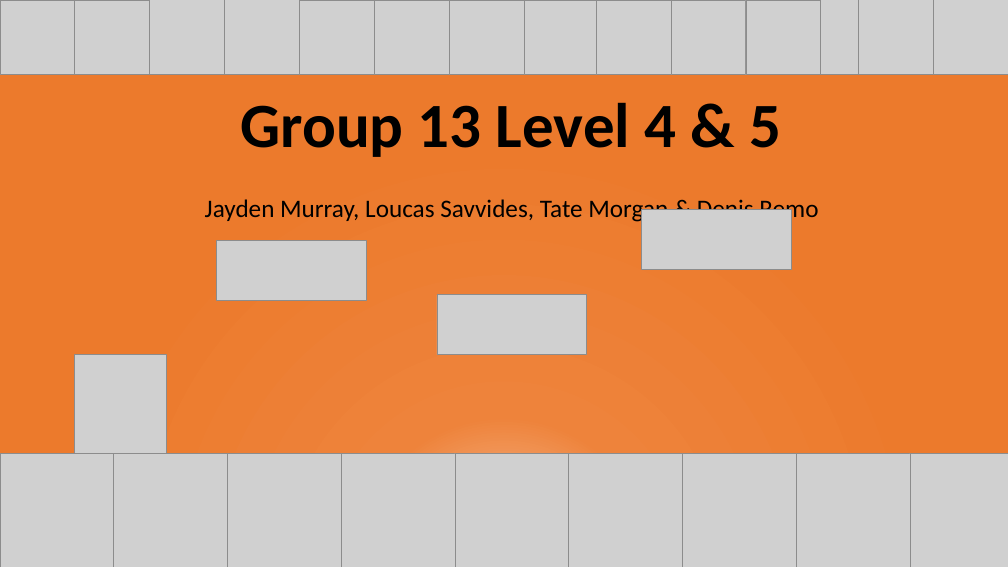
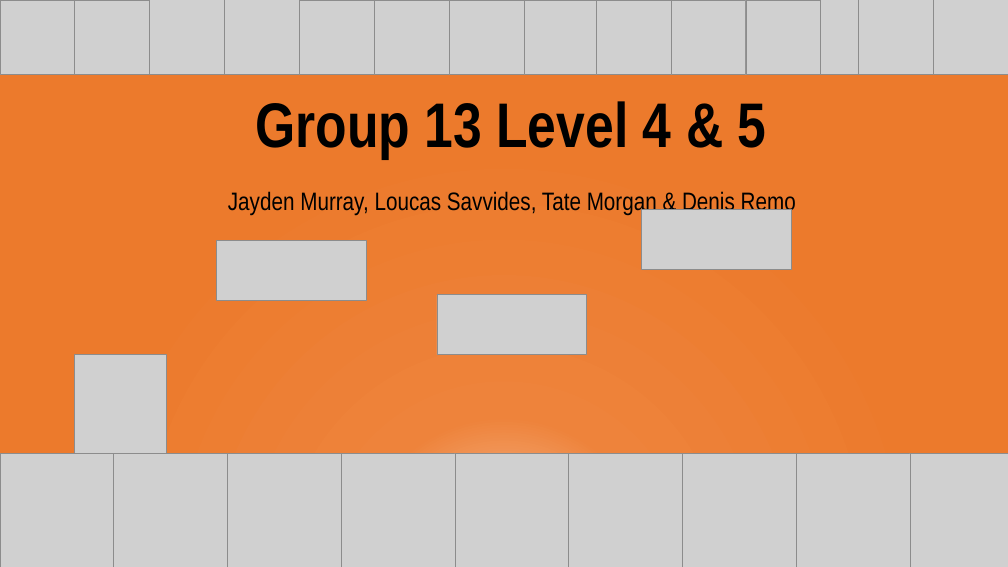
Before and after one commit to UoSGroupProjects1819/mgp-team-13, a slide deck: slide 1 of Presentations/Group 13 Level 4 & 5 Presentation.pptx. Drawn at 1008x567 pixels with LibreOffice and Linux fonts; fonts in the diff are those of the drawing; grey boxes stand for pictures. Boxes give left, top, right and bottom in pixels: in the first picture for what was removed or moved away, otherwise in the second. Text is boxed around its words. In the diff, an @@ line names an element or a change of style, - is before the commit and + after.

```diff
--- a/Presentations/Group 13 Level 4 & 5 Presentation.pptx
+++ b/Presentations/Group 13 Level 4 & 5 Presentation.pptx
@@ title "Group 13 Level 4 & ..." at (x1=256, y1=101, x2=767, y2=159): font Calibri to Arial Narrow @@
@@ subtitle "Jayden Murray, Loucas Savvides, Tate ..." at (x1=228, y1=191, x2=796, y2=216): font Calibri to Arial Narrow @@
```
Also in this commit, not shown: 5 other slides changed.
